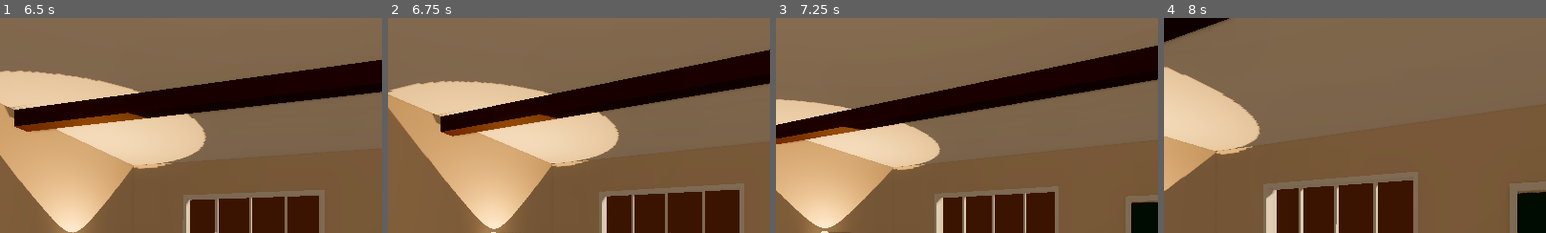
Above: before the commit, frames 1-4 (left to right).
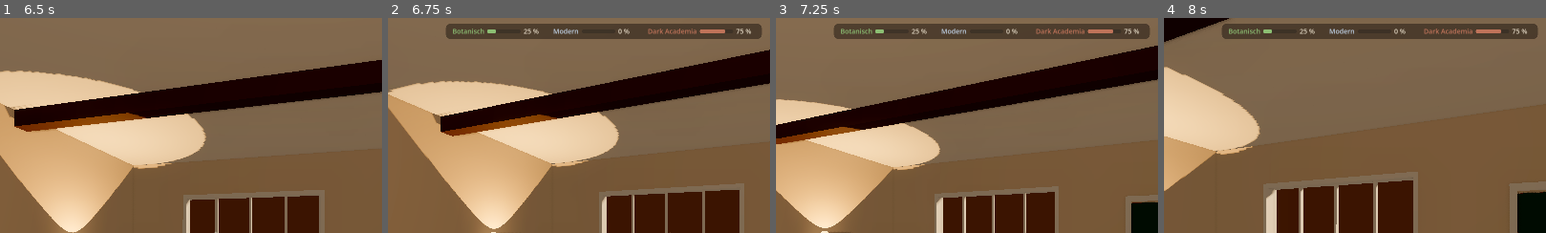
Above: after the commit, the same moments.

Repository: muschel99/Buecherei-Game
Game: Godot game, scene res://scenes/main.tscn
Two runs of this game, one before a commit and one after it. Both use one fixed random seed, a clock stepped at 60 frames per second and the inputs below.
Inputs (mouse positions are % of the whole screen's width and height, from its top left):
- Up to frame 1 (6.5 s): tap Enter at 0.5, 4.25 s; move the mouse to (55, 50) at 0.52 s; hold Delete (build_delete) 0.53-1.28 s; hold W (move_forward) 0.53-5.03 s; move the mouse to (45, 50) at 1.27 s; tap Shift (build_paint_all) at 1.35 s; move the mouse to (52, 48) at 2.02 s; press the mouse at (52, 48) at 2.03 s; tap Space at 2.75 s; move the mouse to (49, 52) at 2.77 s; release the mouse at (49, 52) at 2.78 s; tap Mouse wheel up (build_rotate) at 2.85 s; move the mouse to (57, 51) at 3.52 s; hold Mouse wheel down (build_rotate_back) 3.53-4.28 s; right-click (57, 51) at 4.15 s; move the mouse to (42, 49) at 4.27 s; tap G (build_toggle_grid) at 4.35 s; tap Escape (pause) at 4.9 s; move the mouse to (55, 50) at 5.02 s; hold S (move_back) 5.03-5.75 s; hold E (interact) 5.03-5.75 s; click (55, 50) at 5.17 s; tap F3 (toggle_style_debug, bound only before the commit) at 5.65 s; click "Weiter" at 5.75 s
- Up to frame 2 (6.75 s): tap Space at 6.5 s; move the mouse to (46, 48) at 6.52 s; hold D (move_right) from 6.53 s (still down); tap Tab (toggle_build_mode) at 6.6 s
- Up to frame 3 (7.25 s): keep holding D (move_right)
- Up to frame 4 (8 s): move the mouse to (72, 45) at 7.27 s; release D (move_right) at 7.28 s; hold W (move_forward) from 7.28 s (still down); hold Delete (build_delete) from 7.28 s (still down); click (72, 45) at 7.42 s
The pictures show only the part of the screen within x 22-72%, y 0-50%; the shares and areas given below are measured in that part.

Frame 1 is identical in both runs. In frame 2, 5.7% of the frame differs, in the area x 15-98%, y 2-10%; in frame 3, 5.7%; in frame 4, 5.6%.

Commit message:
Etappe 2b, Teil 6: Stilanzeige automatisch im Gestaltungsmodus
- Kleines Feld oben im Bild mit den Stil-Anteilen, solange der Gestaltungsmodus offen ist
- Taste F3 und die alte Testanzeige entfallen

Co-Authored-By: Claude Opus 5.5 <noreply@anthropic.com>
Claude-Session: https://claude.ai/code/session_01Keur6F3CMQBeom8RpdfucG

Diff:
--- a/project.godot
+++ b/project.godot
@@ -104,11 +104,6 @@
 "events": [Object(InputEventKey,"resource_local_to_scene":false,"resource_name":"","device":-1,"window_id":0,"alt_press …(195 unchanged characters)…
 ]
 }
-toggle_style_debug={
-"deadzone": 0.2,
-"events": [Object(InputEventKey,"resource_local_to_scene":false,"resource_name":"","device":-1,"window_id":0,"alt_pressed":false,"shift_pressed":false,"ctrl_pressed":false,"meta_pressed":false,"pressed":false,"keycode":0,"physical_keycode":4194334,"key_label":0,"unicode":0,"location":0,"echo":false,"script":null)
-]
-}
 build_paint_all={
 "deadzone": 0.2,
 "events": [Object(InputEventKey,"resource_local_to_scene":false,"resource_name":"","device":-1,"window_id":0,"alt_press …(195 unchanged characters)…
--- a/scenes/main.tscn
+++ b/scenes/main.tscn
@@ -9,7 +9,7 @@
 [ext_resource type="Script" path="res://scripts/main.gd" id="7_main"]
 [ext_resource type="Script" path="res://scripts/building/build_mode.gd" id="8_build_mode"]
 [ext_resource type="PackedScene" path="res://scenes/ui/build_ui.tscn" id="9_build_ui"]
-[ext_resource type="PackedScene" path="res://scenes/ui/style_debug.tscn" id="10_style_debug"]
+[ext_resource type="PackedScene" path="res://scenes/ui/style_meter.tscn" id="10_style_meter"]
 
 [sub_resource type="ProceduralSkyMaterial" id="ProceduralSkyMaterial_sky"]
 sky_top_color = Color(0.42, 0.58, 0.78, 1)
@@ -94,8 +94,9 @@
 [node name="BuildUI" parent="." instance=ExtResource("9_build_ui")]
 build_mode_path = NodePath("../BuildMode")
 
-[node name="StyleDebug" parent="." instance=ExtResource("10_style_debug")]
+[node name="StyleMeter" parent="." instance=ExtResource("10_style_meter")]
 room_path = NodePath("../GroundFloorRoom")
+build_mode_path = NodePath("../BuildMode")
 
 [node name="PauseMenu" parent="." instance=ExtResource("4_pause_menu")]
 
--- a/scenes/ui/pause_menu.tscn
+++ b/scenes/ui/pause_menu.tscn
@@ -105,13 +105,6 @@
 [node name="ActionBuild" type="Label" parent="ControlsPanel/VBox/KeyGrid"]
 text = "Gestaltungsmodus öffnen/schließen"
 
-[node name="KeyDebug" type="Label" parent="ControlsPanel/VBox/KeyGrid"]
-theme_override_colors/font_color = Color(0.96, 0.78, 0.48, 1)
-text = "F3"
-
-[node name="ActionDebug" type="Label" parent="ControlsPanel/VBox/KeyGrid"]
-text = "Stil-Anzeige (Test)"
-
 [node name="Key4" type="Label" parent="ControlsPanel/VBox/KeyGrid"]
 theme_override_colors/font_color = Color(0.96, 0.78, 0.48, 1)
 text = "Esc"
--- a/scenes/ui/style_debug.tscn
+++ /dev/null
@@ -1,49 +0,0 @@
-[gd_scene format=3]
-
-[ext_resource type="Script" path="res://scripts/ui/style_debug.gd" id="1_style_debug"]
-
-[sub_resource type="StyleBoxFlat" id="StyleBoxFlat_debug"]
-content_margin_left = 14.0
-content_margin_top = 10.0
-content_margin_right = 14.0
-content_margin_bottom = 12.0
-bg_color = Color(0.08, 0.06, 0.05, 0.75)
-corner_radius_top_left = 8
-corner_radius_top_right = 8
-corner_radius_bottom_right = 8
-corner_radius_bottom_left = 8
-
-[node name="StyleDebug" type="CanvasLayer"]
-layer = 3
-script = ExtResource("1_style_debug")
-
-[node name="Panel" type="PanelContainer" parent="."]
-offset_left = 16.0
-offset_top = 16.0
-offset_right = 16.0
-offset_bottom = 16.0
-mouse_filter = 2
-theme_override_styles/panel = SubResource("StyleBoxFlat_debug")
-
-[node name="VBox" type="VBoxContainer" parent="Panel"]
-layout_mode = 2
-theme_override_constants/separation = 6
-
-[node name="Title" type="Label" parent="Panel/VBox"]
-layout_mode = 2
-theme_override_font_sizes/font_size = 15
-text = "Stil-Anteile im Raum (Test, F3)"
-
-[node name="Rows" type="GridContainer" parent="Panel/VBox"]
-unique_name_in_owner = true
-layout_mode = 2
-theme_override_constants/h_separation = 10
-theme_override_constants/v_separation = 4
-columns = 3
-
-[node name="Summary" type="Label" parent="Panel/VBox"]
-unique_name_in_owner = true
-layout_mode = 2
-theme_override_colors/font_color = Color(0.85, 0.78, 0.68, 0.85)
-theme_override_font_sizes/font_size = 13
-text = "0 Möbel"
--- /dev/null
+++ b/scenes/ui/style_meter.tscn
@@ -0,0 +1,35 @@
+[gd_scene format=3]
+
+[ext_resource type="Script" path="res://scripts/ui/style_meter.gd" id="1_style_meter"]
+
+[sub_resource type="StyleBoxFlat" id="StyleBoxFlat_meter"]
+content_margin_left = 14.0
+content_margin_top = 6.0
+content_margin_right = 14.0
+content_margin_bottom = 6.0
+bg_color = Color(0.1, 0.07, 0.05, 0.5)
+corner_radius_top_left = 10
+corner_radius_top_right = 10
+corner_radius_bottom_right = 10
+corner_radius_bottom_left = 10
+
+[node name="StyleMeter" type="CanvasLayer"]
+process_mode = 3
+layer = 3
+script = ExtResource("1_style_meter")
+
+[node name="Panel" type="PanelContainer" parent="."]
+anchors_preset = 5
+anchor_left = 0.5
+anchor_right = 0.5
+offset_top = 12.0
+offset_bottom = 12.0
+grow_horizontal = 2
+mouse_filter = 2
+theme_override_styles/panel = SubResource("StyleBoxFlat_meter")
+
+[node name="Row" type="HBoxContainer" parent="Panel"]
+unique_name_in_owner = true
+layout_mode = 2
+mouse_filter = 2
+theme_override_constants/separation = 22
--- a/scripts/ui/style_debug.gd
+++ /dev/null
@@ -1,70 +0,0 @@
-extends CanvasLayer
-## Testanzeige: Wie stark ist jeder Stil im Raum vertreten? (Ein- und ausschalten mit F3)
-##
-## Die Berechnung steckt in Room.get_style_shares() und wird später auch für
-## Besucher (Etappe 4/6) und Musik (Etappe 9) gebraucht.
-
-## Pfad zum Raum (im Inspektor der Hauptszene eingetragen).
-@export var room_path: NodePath
-
-@onready var _room: Room = get_node(room_path)
-@onready var _rows: GridContainer = %Rows
-@onready var _summary: Label = %Summary
-
-var _bars := {}  # Stil -> ProgressBar
-var _percent_labels := {}  # Stil -> Label
-
-
-func _ready() -> void:
-	hide()
-	for style in StyleTags.ALL:
-		var name_label := Label.new()
-		name_label.text = StyleTags.get_display_name(style)
-		name_label.add_theme_font_size_override("font_size", 15)
-		name_label.add_theme_color_override("font_color", StyleTags.get_color(style))
-		_rows.add_child(name_label)
-
-		var bar := ProgressBar.new()
-		bar.custom_minimum_size = Vector2(160, 14)
-		bar.size_flags_vertical = Control.SIZE_SHRINK_CENTER
-		bar.show_percentage = false
-		bar.max_value = 100.0
-		var fill := StyleBoxFlat.new()
-		fill.bg_color = StyleTags.get_color(style)
-		fill.set_corner_radius_all(4)
-		bar.add_theme_stylebox_override("fill", fill)
-		_rows.add_child(bar)
-		_bars[style] = bar
-
-		var percent := Label.new()
-		percent.custom_minimum_size = Vector2(52, 0)
-		percent.horizontal_alignment = HORIZONTAL_ALIGNMENT_RIGHT
-		percent.add_theme_font_size_override("font_size", 15)
-		_rows.add_child(percent)
-		_percent_labels[style] = percent
-
-	_room.layout_changed.connect(_refresh)
-	_refresh()
-
-
-func _unhandled_input(event: InputEvent) -> void:
-	if event.is_action_pressed("toggle_style_debug"):
-		visible = not visible
-		_refresh()
-		get_viewport().set_input_as_handled()
-
-
-func _refresh() -> void:
-	var shares := _room.get_style_shares()
-	var leading_style := -1
-	for style in StyleTags.ALL:
-		var percent: float = shares[style] * 100.0
-		_bars[style].value = percent
-		_percent_labels[style].text = "%d %%" % roundi(percent)
-		if leading_style == -1 or shares[style] > shares[leading_style]:
-			leading_style = style
-	var count := _room.get_placed_furniture().size()
-	if shares[leading_style] <= 0.0:
-		_summary.text = "%d Möbel · noch kein Stil" % count
-	else:
-		_summary.text = "%d Möbel · vorne: %s" % [count, StyleTags.get_display_name(leading_style)]
--- /dev/null
+++ b/scripts/ui/style_meter.gd
@@ -0,0 +1,72 @@
+extends CanvasLayer
+## Stilanzeige: Wie stark ist jeder Stil im Raum vertreten?
+##
+## Erscheint automatisch oben im Bild, solange der Gestaltungsmodus offen ist.
+## Gezählt werden nur Möbel und Deko – Wandfarben und Böden sind stilneutral.
+## Die Berechnung steckt in Room.get_style_shares() und wird später auch für
+## Besucher (Etappe 4/6) und Musik (Etappe 9) gebraucht.
+
+## Pfade zu Raum und Gestaltungsmodus (im Inspektor der Hauptszene eingetragen).
+@export var room_path: NodePath
+@export var build_mode_path: NodePath
+
+@onready var _room: Room = get_node(room_path)
+@onready var _build_mode: BuildMode = get_node(build_mode_path)
+@onready var _row: HBoxContainer = %Row
+
+var _bars := {}  # Stil -> ProgressBar
+var _percent_labels := {}  # Stil -> Label
+
+
+func _ready() -> void:
+	hide()
+	for style in StyleTags.ALL:
+		var box := HBoxContainer.new()
+		box.add_theme_constant_override("separation", 6)
+		var name_label := Label.new()
+		name_label.text = StyleTags.get_display_name(style)
+		name_label.add_theme_font_size_override("font_size", 14)
+		name_label.add_theme_color_override("font_color", StyleTags.get_color(style))
+		box.add_child(name_label)
+
+		var bar := ProgressBar.new()
+		bar.custom_minimum_size = Vector2(70, 8)
+		bar.size_flags_vertical = Control.SIZE_SHRINK_CENTER
+		bar.show_percentage = false
+		bar.max_value = 100.0
+		var fill := StyleBoxFlat.new()
+		fill.bg_color = StyleTags.get_color(style)
+		fill.set_corner_radius_all(3)
+		bar.add_theme_stylebox_override("fill", fill)
+		box.add_child(bar)
+		_bars[style] = bar
+
+		var percent := Label.new()
+		percent.custom_minimum_size = Vector2(40, 0)
+		percent.add_theme_font_size_override("font_size", 14)
+		percent.add_theme_color_override("font_color", Color(1, 0.96, 0.88, 0.85))
+		box.add_child(percent)
+		_percent_labels[style] = percent
+		_row.add_child(box)
+
+	_room.layout_changed.connect(_refresh)
+	_build_mode.active_changed.connect(_on_build_mode_active_changed)
+	_refresh()
+
+
+func _process(_delta: float) -> void:
+	# Im Pausenmenü ausblenden
+	visible = _build_mode.is_active and not get_tree().paused
+
+
+func _on_build_mode_active_changed(active: bool) -> void:
+	visible = active and not get_tree().paused
+	_refresh()
+
+
+func _refresh() -> void:
+	var shares := _room.get_style_shares()
+	for style in StyleTags.ALL:
+		var percent: float = shares[style] * 100.0
+		_bars[style].value = percent
+		_percent_labels[style].text = "%d %%" % roundi(percent)
Not shown, removed: scripts/ui/style_debug.gd.uid
Not shown, added: scripts/ui/style_meter.gd.uid
